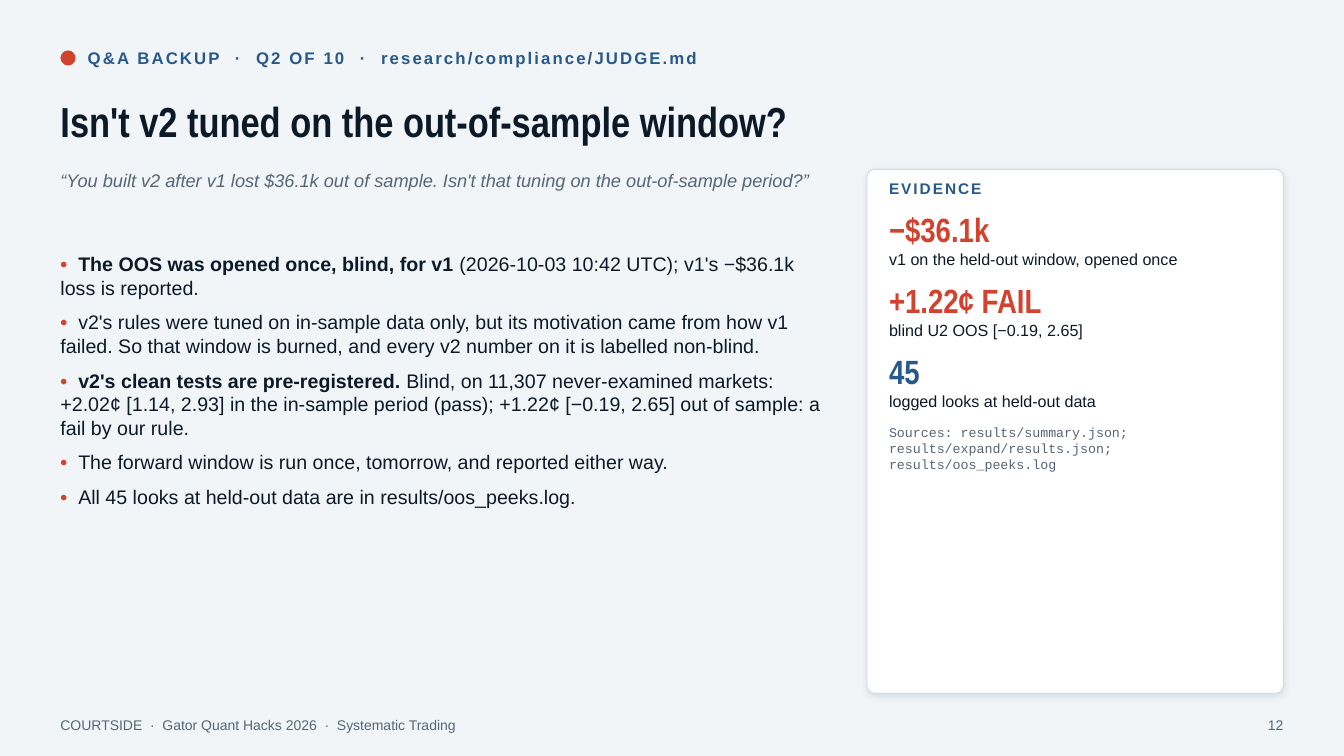
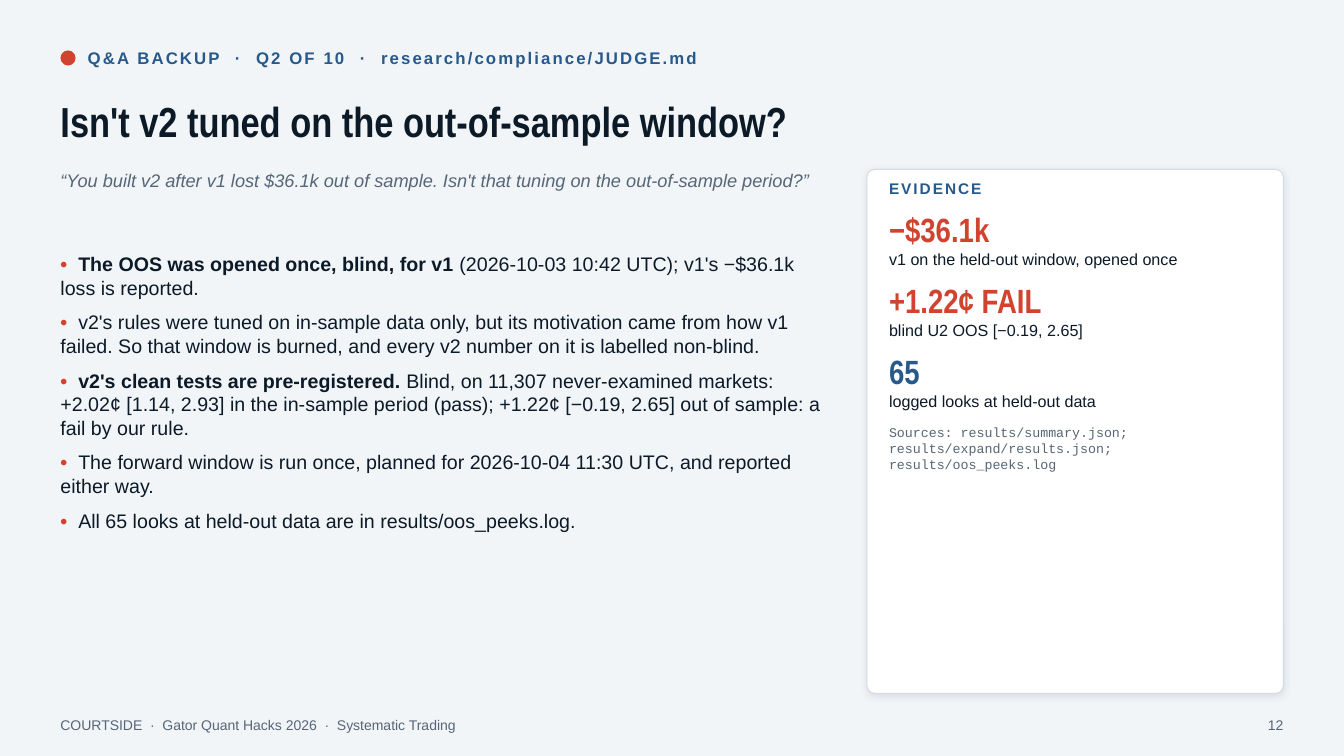
Before and after one commit to OjasMishra32/computervisionpredictivetabletennismoneymachineouuushiii, a slide deck: slide 12 of docs/deck/courtside.pptx. Drawn at 1344x756 pixels with LibreOffice and Linux fonts; fonts in the diff are those of the drawing. Boxes give left, top, right and bottom in pixels: in the first picture for what was removed or moved away, otherwise in the second. Text is boxed around its words. In the diff, an @@ line names an element or a change of style, - is before the commit and + after.

```diff
--- a/docs/deck/courtside.pptx
+++ b/docs/deck/courtside.pptx
@@ text at (889, 360, 920, 385): text changed @@
-45
+65
@@ text at (60, 454, 791, 532): text changed @@
-• The forward window is run once, tomorrow, and reported either way.
-• All 45 looks at held-out data are in results/oos_peeks.log.
+• The forward window is run once, planned for 2026-10-04 11:30 UTC, and reported either way.
+• All 65 looks at held-out data are in results/oos_peeks.log.
```
Also in this commit, not shown: 20 other slides changed, 1 slide added, 10 other files.
